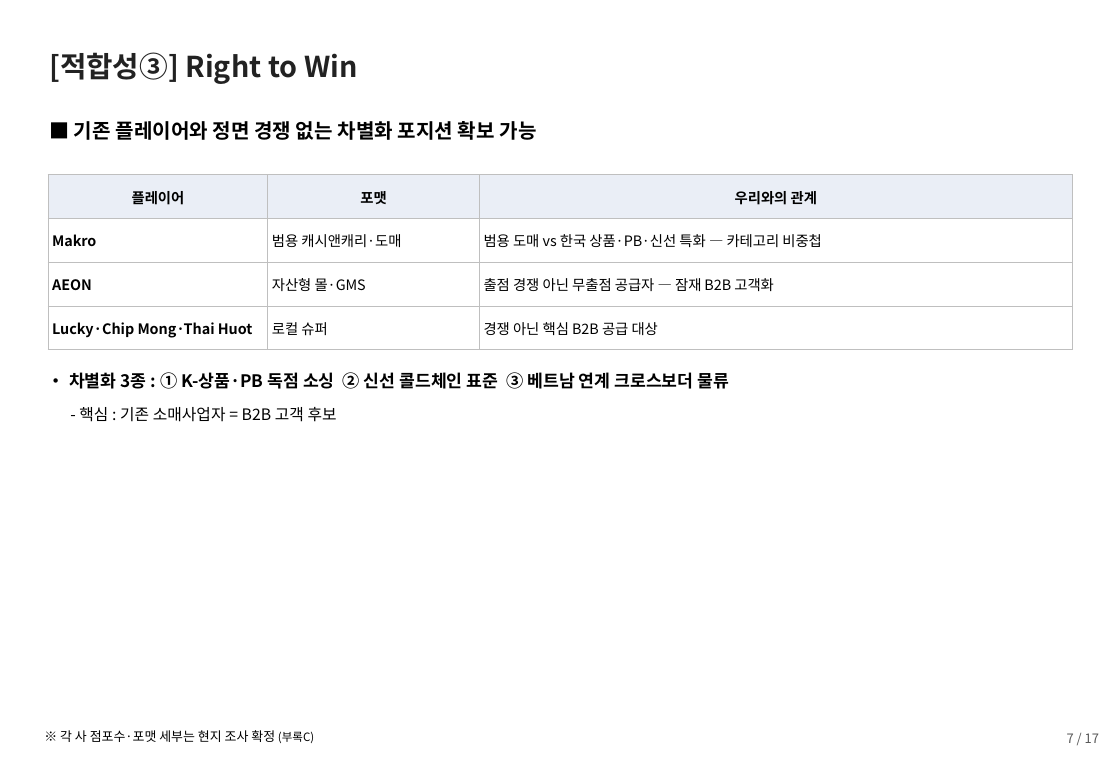
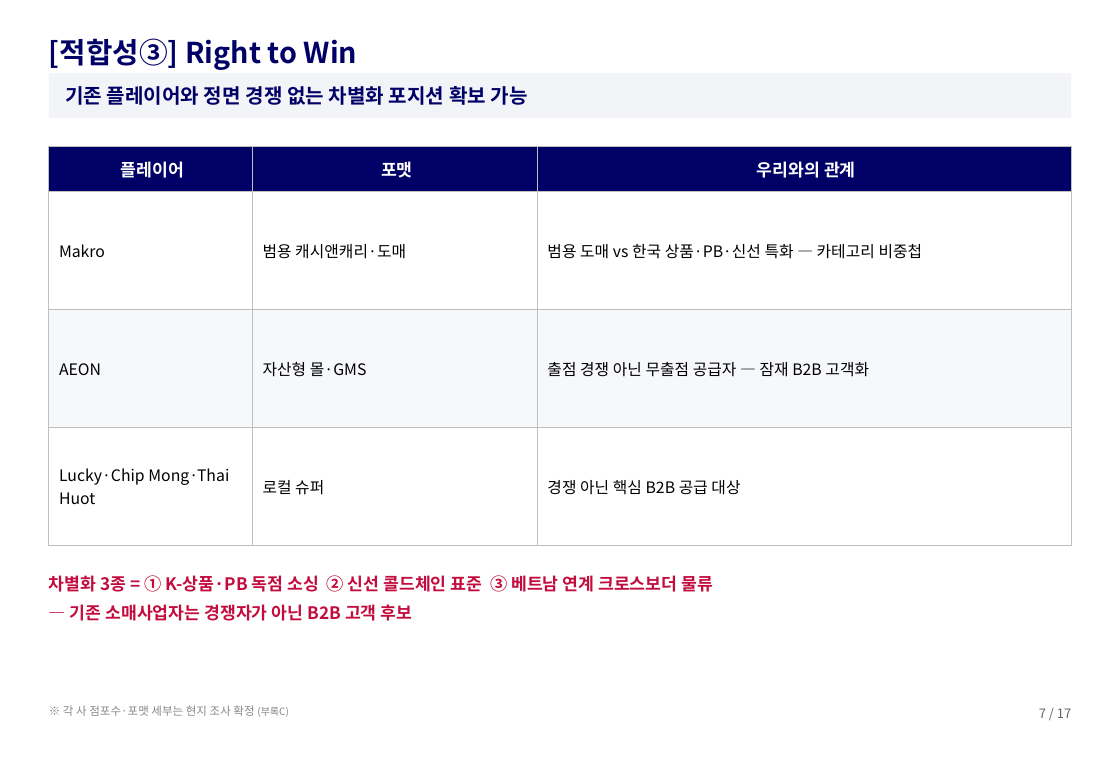
Before and after one commit to avoseed/web1, a slide deck: slide 8 of output/캄보디아_확장기획.pptx. Drawn at 1120x775 pixels with LibreOffice and Linux fonts; fonts in the diff are those of the drawing. Boxes give left, top, right and bottom in pixels: in the first picture for what was removed or moved away, otherwise in the second. Text is boxed around its words. In the diff, an @@ line names an element or a change of style, - is before the commit and + after.

```diff
--- a/output/캄보디아_확장기획.pptx
+++ b/output/캄보디아_확장기획.pptx
@@ text "[적합성③] Right to Win": place and size @@
-text "[적합성③] Right to Win" at <box>49,52,357,84</box>
+text "[적합성③] Right to Win" at <box>49,38,357,70</box>
@@ text "[적합성③] Right to Win" at <box>49,38,357,70</box>: text colour #222222 to #000066; vertical alignment top to bottom @@
@@ rectangle added at <box>49,73,1071,118</box>, fill #F2F4F8 @@
@@ text "기존 플레이어와 정면 경쟁 없는 ..." at <box>65,86,528,105</box>: vertical alignment top to middle @@
@@ text at <box>65,86,528,105</box>: text changed; text colour #000000 to #000066 @@
-■ 기존 플레이어와 정면 경쟁 없는 차별화 포지션 확보 가능
+기존 플레이어와 정면 경쟁 없는 차별화 포지션 확보 가능
@@ table at <box>49,147,1072,546</box> @@
@@ fill #EAEEF6 to #000066 in row 1 @@
@@ fill #FFFFFF to #F7F8FB in row 3 @@
@@ size 10 to 12 pt, text colour #000000 to #FFFFFF in "플레이어", "포맷", "우리와의 관계" @@
@@ size 10 to 11 pt @@
@@ bold off in "Makro", "AEON", "Lucky·Chip Mong·Thai Huot" @@
@@ table: place and size @@
-table at <box>48,175,1072,350</box>
+table at <box>49,147,1072,546</box>
@@ text "차별화 3종 = ① K-상품·PB ..." at <box>49,575,713,592</box>: vertical alignment top to middle @@
@@ text at <box>49,575,713,592</box>: text changed; text colour #000000 to #C30C3E @@
-• 차별화 3종 : ① K-상품·PB 독점 소싱 ② 신선 콜드체인 표준 ③ 베트남 연계 크로스보더 물류
+차별화 3종 = ① K-상품·PB 독점 소싱 ② 신선 콜드체인 표준 ③ 베트남 연계 크로스보더 물류
@@ text at <box>70,604,413,621</box>: text changed; size 11 to 12 pt; text colour #000000 to #C30C3E; bold on @@
-- 핵심 : 기존 소매사업자 = B2B 고객 후보
+— 기존 소매사업자는 경쟁자가 아닌 B2B 고객 후보
@@ text "※ 각 사 점포수·포맷 세부는 ...": place and size @@
-text "※ 각 사 점포수·포맷 세부는 ..." at <box>60,730,314,743</box>
+text "※ 각 사 점포수·포맷 세부는 ..." at <box>63,705,289,717</box>
@@ text "※ 각 사 점포수·포맷 세부는 ..." at <box>63,705,289,717</box>: size 9 to 8 pt in "※ 각 사 점포수·포맷 세부는 현지 조사 ..."; size 8 to 7 pt in "(부록C)"; text colour #000000 to #888888 @@
@@ text "7 / 17": place and size @@
-text "7 / 17" at <box>1067,733,1099,743</box>
+text "7 / 17" at <box>1039,708,1071,718</box>
@@ text "7 / 17" at <box>1039,708,1071,718</box>: text colour #595959 to #666666 @@
```
Also in this commit, not shown: 17 other slides changed, 1 other file.
